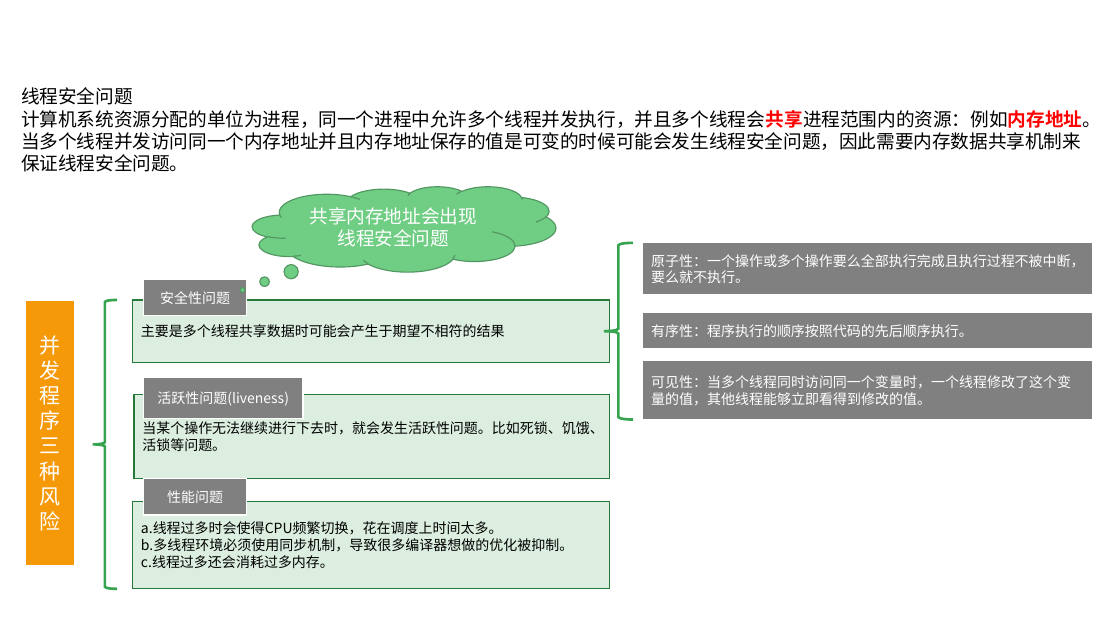
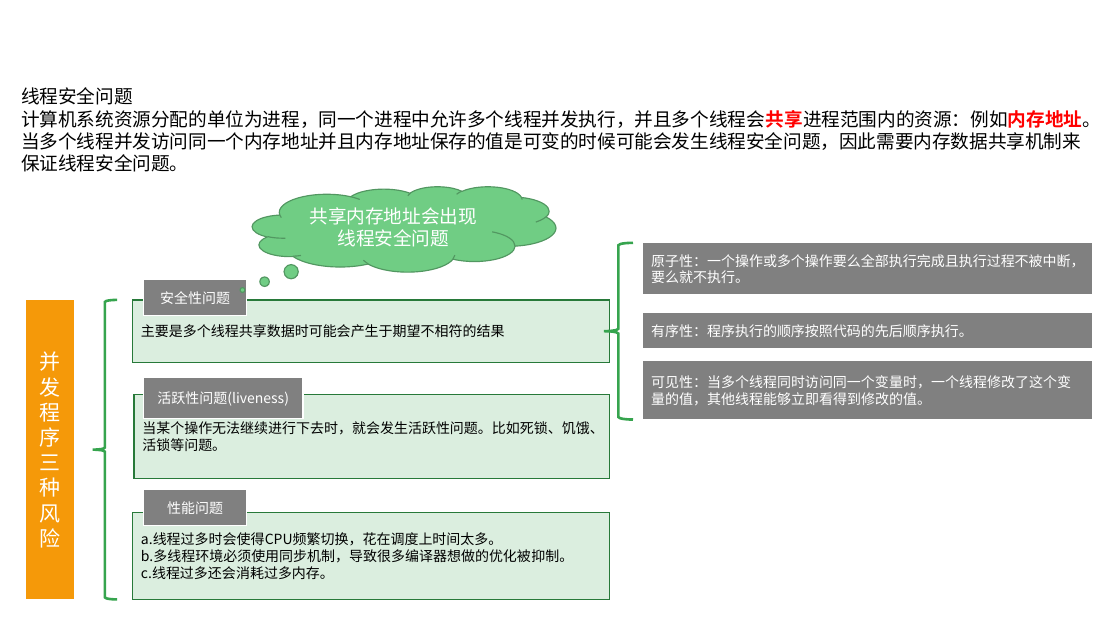
Before and after one commit to linkknown/PPT, a slide deck: slide 29 of 基础PPT/JavaSE进阶第三版/第9章：Java并发基础.pptx (slide 30 before the commit). Drawn at 1120x630 pixels with LibreOffice and Linux fonts; fonts in the diff are those of the drawing; background and template pictures are left out. Boxes give left, top, right and bottom in pixels: in the first picture for what was removed or moved away, otherwise in the second. Text is boxed around its words. In the diff, an @@ line names an element or a change of style, - is before the commit and + after.

```diff
--- a/基础PPT/JavaSE进阶第三版/第9章：Java并发基础.pptx
+++ b/基础PPT/JavaSE进阶第三版/第9章：Java并发基础.pptx
@@ rectangle "并发程序三种风险": place and size @@
-rectangle "并发程序三种风险" at box(25, 300, 75, 566)
+rectangle "并发程序三种风险" at box(25, 300, 75, 600)
@@ left brace: place and size @@
-left brace at box(92, 300, 117, 589)
+left brace at box(92, 300, 117, 600)
@@ rectangle "性能问题": place and size @@
-rectangle "性能问题" at box(144, 479, 246, 515)
+rectangle "性能问题" at box(144, 490, 246, 526)
@@ rectangle "a.线程过多时会使得CPU频繁切换，花在调度上时间太多。": place and size @@
-rectangle "a.线程过多时会使得CPU频繁切换，花在调度上时间太多。" at box(133, 502, 609, 589)
+rectangle "a.线程过多时会使得CPU频繁切换，花在调度上时间太多。" at box(133, 513, 609, 600)
```
Also in this commit, not shown: 3 other slides changed, 1 slide removed.
